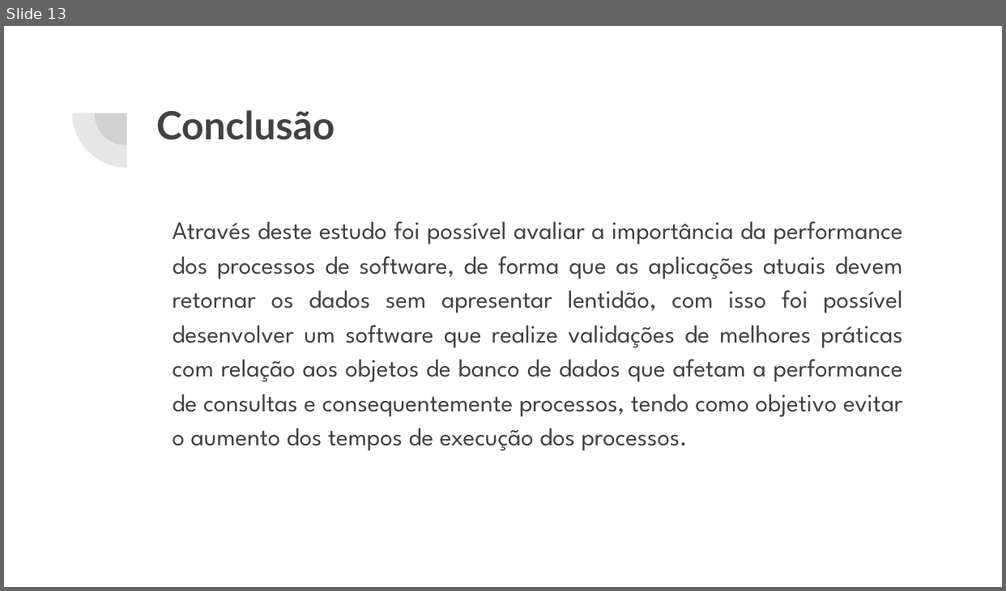
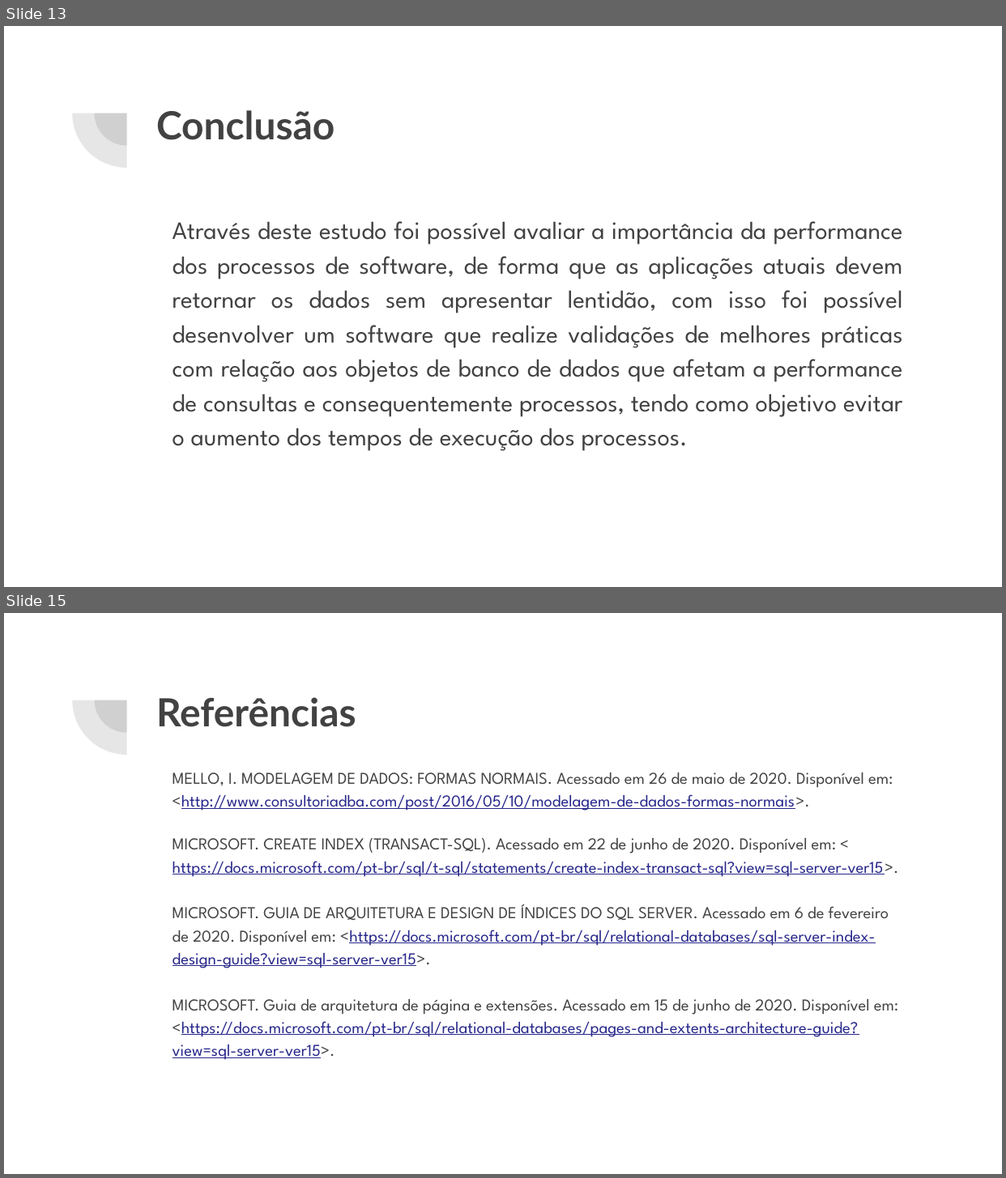
Before and after one commit to adrianhideki/sindex, a slide deck: docs/Apresentação TCC.pptx. Shown one above the other, each under a label of ours: slide 13 before the commit, slides 13 and 15 after it; the slides between them are not shown. The pictures are 1006x591 and 1006x1178 pixels, drawn with LibreOffice and Linux fonts; fonts in the diff are those of the drawing. Boxes give left, top, right and bottom in pixels: in the first picture for what was removed or moved away, otherwise in the second. Text is boxed around its words. In the diff, an @@ line names an element or a change of style, - is before the commit and + after.

Commit message:
Adicionando referências

```diff
--- a/docs/Apresentação TCC.pptx
+++ b/docs/Apresentação TCC.pptx
@@ slide 15 added at bbox=[4, 613, 1002, 1174], background #FFFFFF; not listed: 2 template elements that a slide beside it also shows @@
@@ title added at bbox=[156, 697, 356, 727], 28 pt, text #424242, bold @@
+Referências
@@ text added at bbox=[172, 773, 899, 1060], 12 pt, text #27278B, underline @@
+MELLO, I. MODELAGEM DE DADOS: FORMAS NORMAIS. Acessado em 26 de maio de 2020. Disponível em: <http://www.consultoriadba.com/post/2016/05/10/modelagem-de-dados-formas-normais>.
+MICROSOFT. CREATE INDEX (TRANSACT-SQL). Acessado em 22 de junho de 2020. Disponível em: < https://docs.microsoft.com/pt-br/sql/t-sql/statements/create-index-transact-sql?view=sql-server-ver15>.
+MICROSOFT. GUIA DE ARQUITETURA E DESIGN DE ÍNDICES DO SQL SERVER. Acessado em 6 de fevereiro de 2020. Disponível em: <https://docs.microsoft.com/pt-br/sql/relational-databases/sql-server-index-design-guide?view=sql-server-ver15>.
+MICROSOFT. Guia de arquitetura de página e extensões. Acessado em 15 de junho de 2020. Disponível em: <https://docs.microsoft.com/pt-br/sql/relational-databases/pages-and-extents-architecture-guide?view=sql-server-ver15>.
```
Also in this commit, not shown: 3 other slides added.
